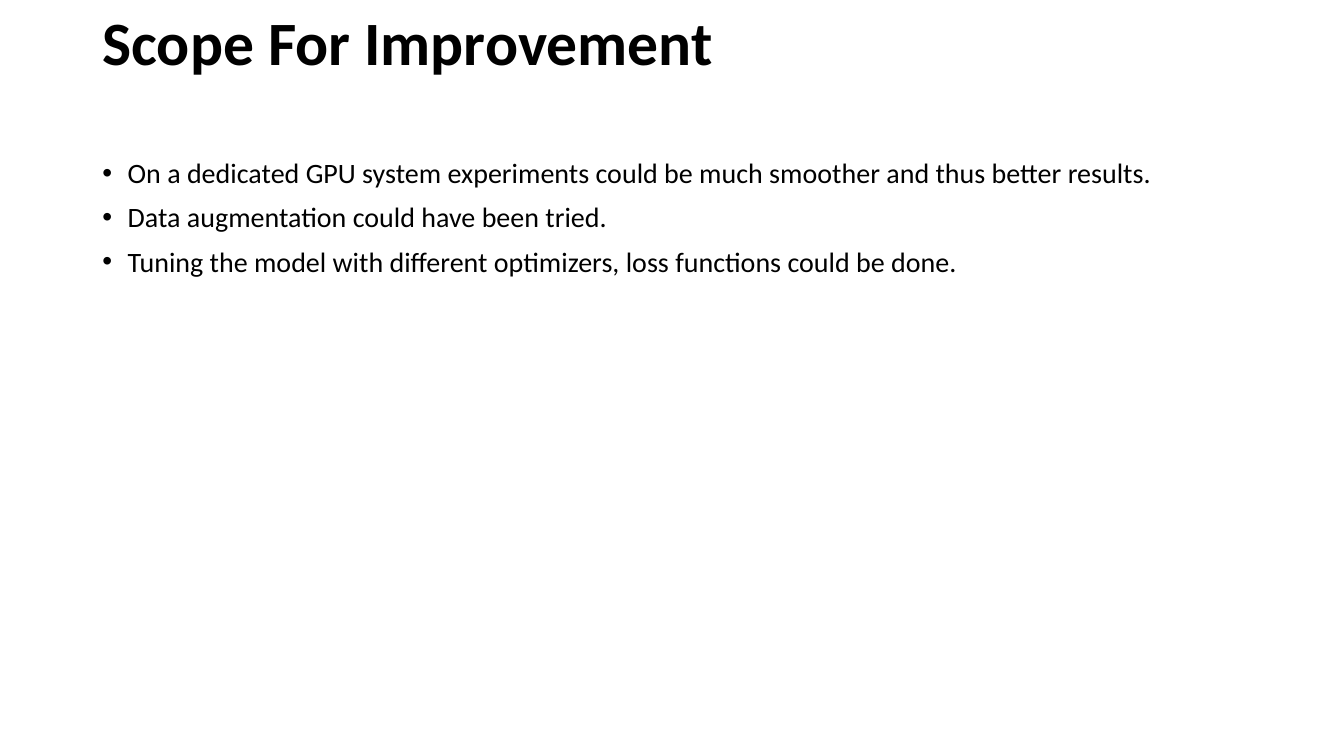
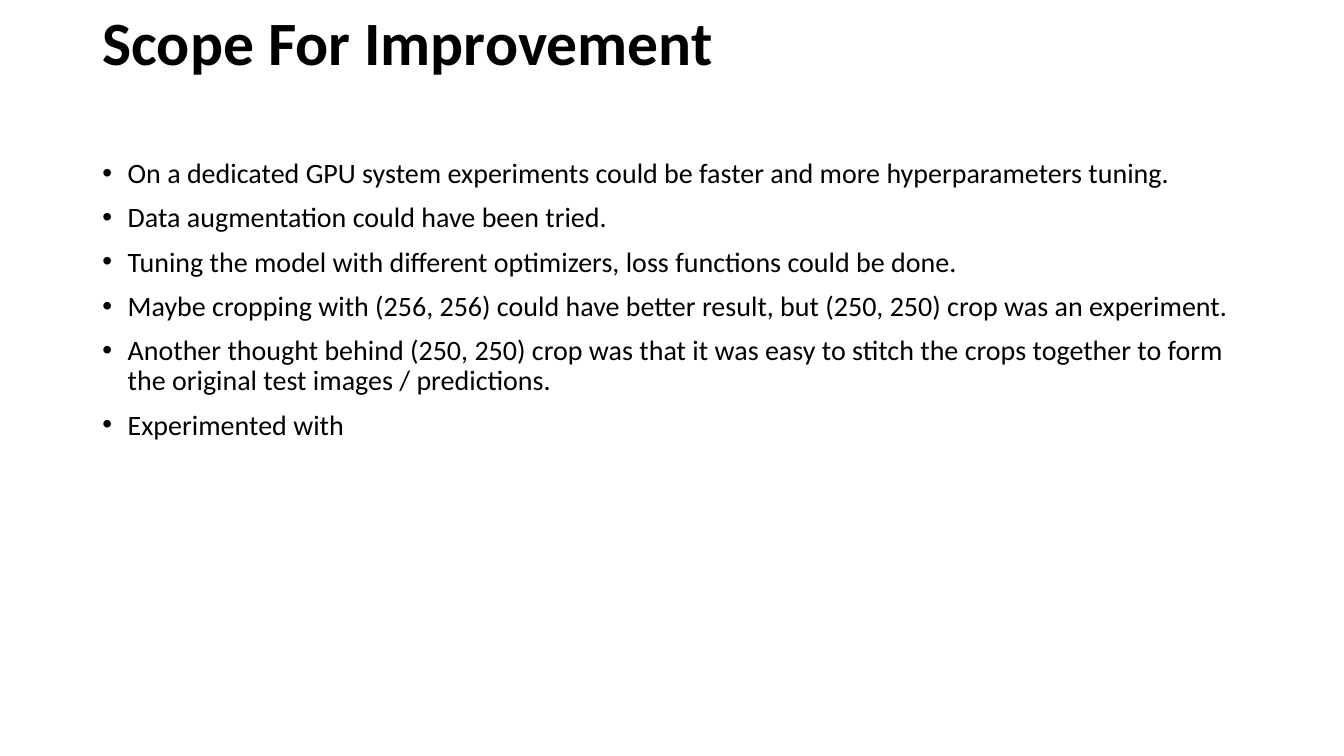
Before and after one commit to binit9/road_detection_satelite_imagery, a slide deck: slide 11 of Road Features from Satellite Imagery.pptx (slide 9 before the commit). Drawn at 1344x756 pixels with LibreOffice and Linux fonts; fonts in the diff are those of the drawing. Boxes give left, top, right and bottom in pixels: in the first picture for what was removed or moved away, otherwise in the second. Text is boxed around its words. In the diff, an @@ line names an element or a change of style, - is before the commit and + after.

```diff
--- a/Road Features from Satellite Imagery.pptx
+++ b/Road Features from Satellite Imagery.pptx
@@ text at (128, 163, 1168, 188): text changed @@
-• On a dedicated GPU system experiments could be much smoother and thus better results.
+• On a dedicated GPU system experiments could be faster and more hyperparameters tuning.
@@ text at (128, 295, 1227, 440): paragraphs added @@
+• Maybe cropping with (256, 256) could have better result, but (250, 250) crop was an experiment.
+• Another thought behind (250, 250) crop was that it was easy to stitch the crops together to form the original test images / predictions.
+• Experimented with
```
Also in this commit, not shown: 1 other slide changed, 3 slides added, 3 slides removed, 2 other files.
